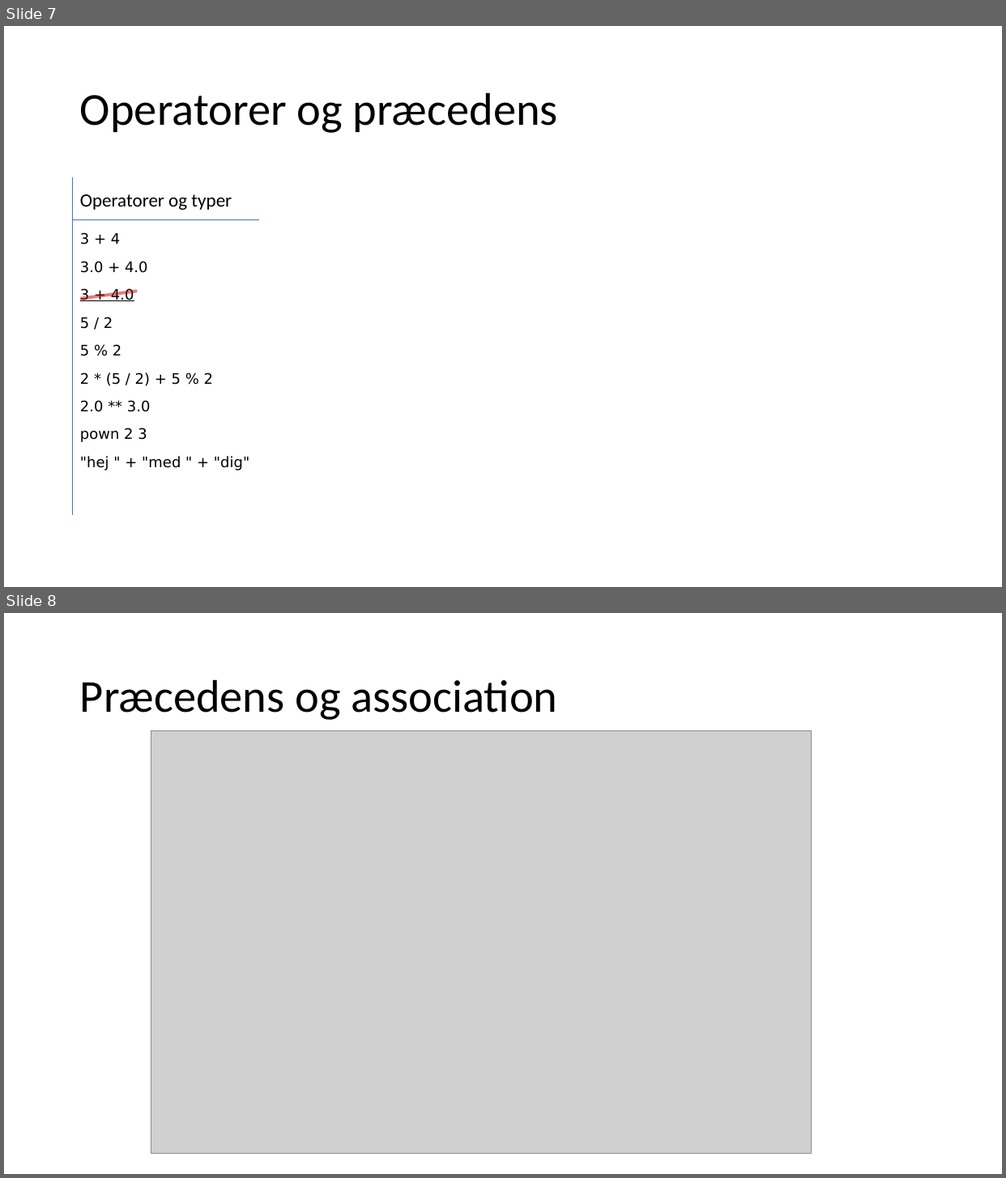
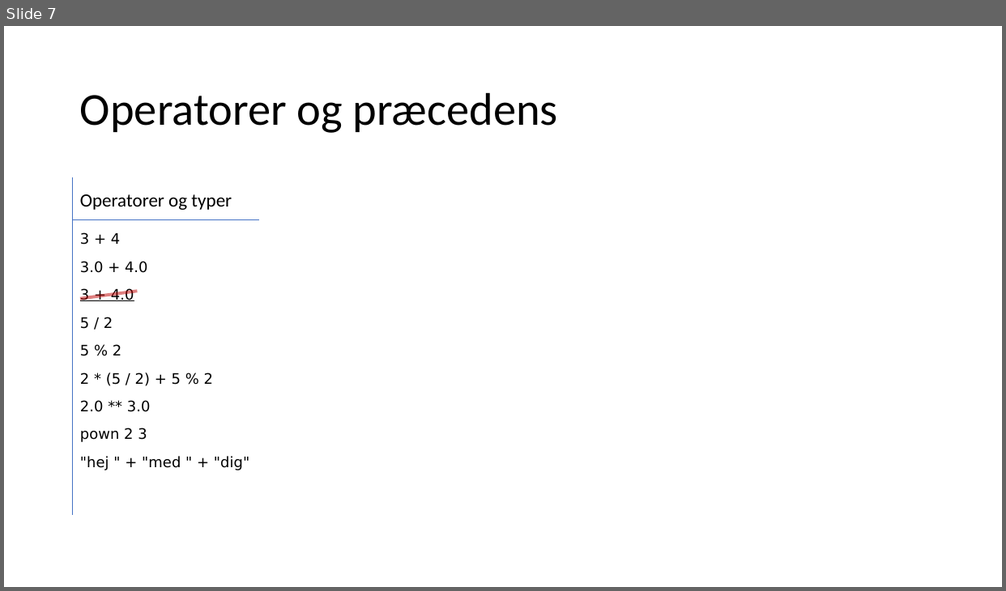
Before and after one commit to fisterloegsovs/pop22, a slide deck: lectures/2.3Fsharp/lecture.pptx. Shown one above the other, each under a label of ours: slides 7 and 8 before the commit, slide 7 after it. The pictures are 1006x1178 and 1006x591 pixels, drawn with LibreOffice and Linux fonts; fonts in the diff are those of the drawing; grey boxes stand for pictures. Boxes give left, top, right and bottom in pixels: in the first picture for what was removed or moved away, otherwise in the second. Text is boxed around its words. In the diff, an @@ line names an element or a change of style, - is before the commit and + after.

```diff
--- a/lectures/2.3Fsharp/lecture.pptx
+++ b/lectures/2.3Fsharp/lecture.pptx
@@ slide 8 removed at (x1=4, y1=613, x2=1002, y2=1174), background #FFFFFF @@
@@ title removed at (x1=80, y1=679, x2=557, y2=720) @@
-Præcedens og association
@@ picture removed at (x1=151, y1=731, x2=812, y2=1154) @@
```
Also in this commit, not shown: 1 slide changed, 2 other slides removed, 10 other files.
